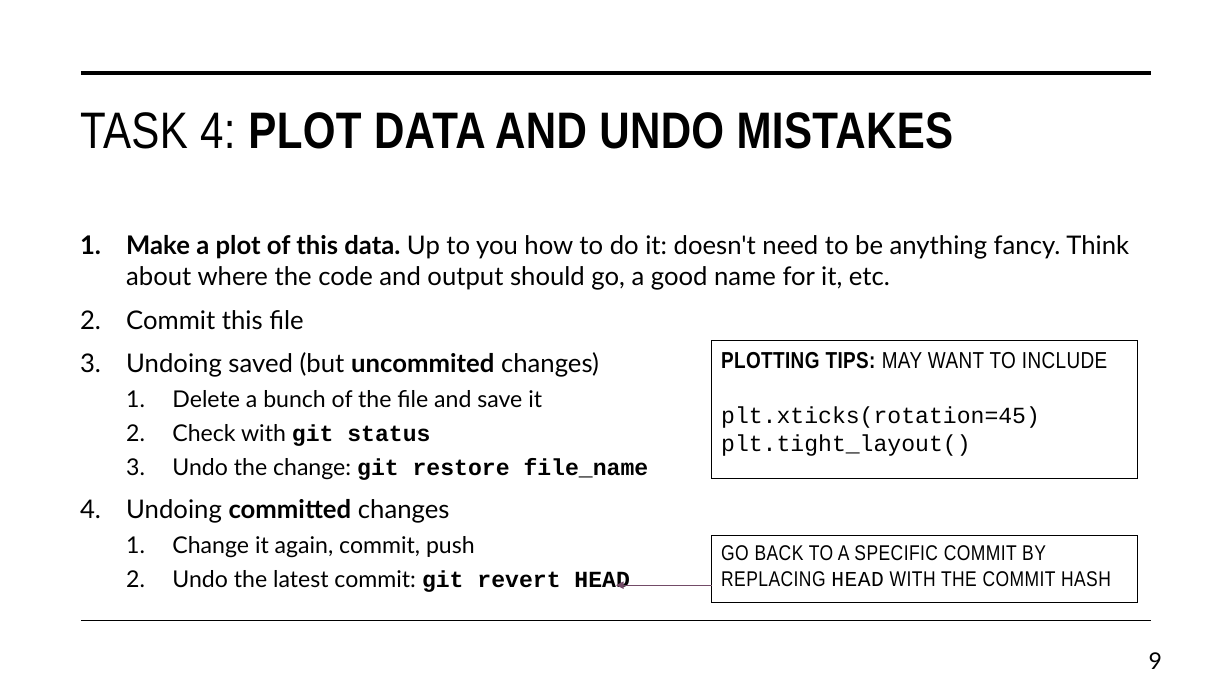
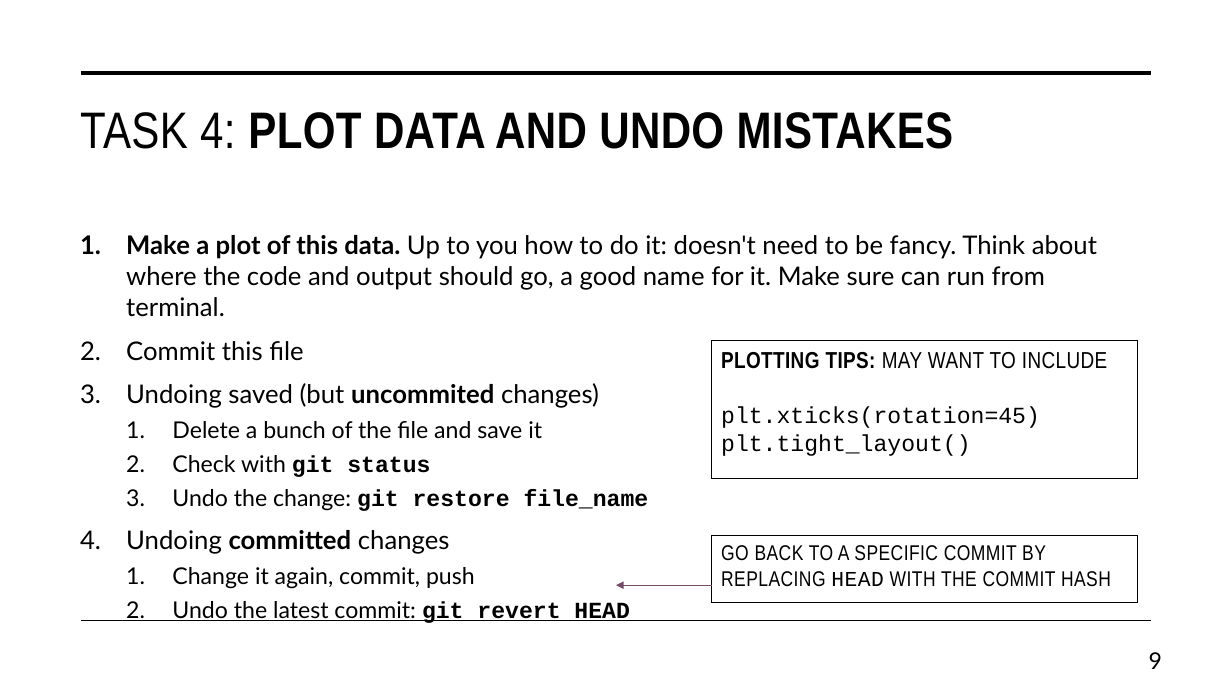
Before and after one commit to daniel-wrench/snap-research-template, a slide deck: slide 9 of doc/workshop_slides.pptx. Drawn at 1232x693 pixels with LibreOffice and Linux fonts; fonts in the diff are those of the drawing. Boxes give left, top, right and bottom in pixels: in the first picture for what was removed or moved away, otherwise in the second. Text is boxed around its words. In the diff, an @@ line names an element or a change of style, - is before the commit and + after.

```diff
--- a/doc/workshop_slides.pptx
+++ b/doc/workshop_slides.pptx
@@ text at <box>126,235,1097,317</box>: text changed @@
-1. Make a plot of this data. Up to you how to do it: doesn't need to be anything fancy. Think about where the code and output should go, a good name for it, etc.
+1. Make a plot of this data. Up to you how to do it: doesn't need to be fancy. Think about where the code and output should go, a good name for it. Make sure can run from terminal.
```
Also in this commit, not shown: 7 other slides changed, 1 other file.
